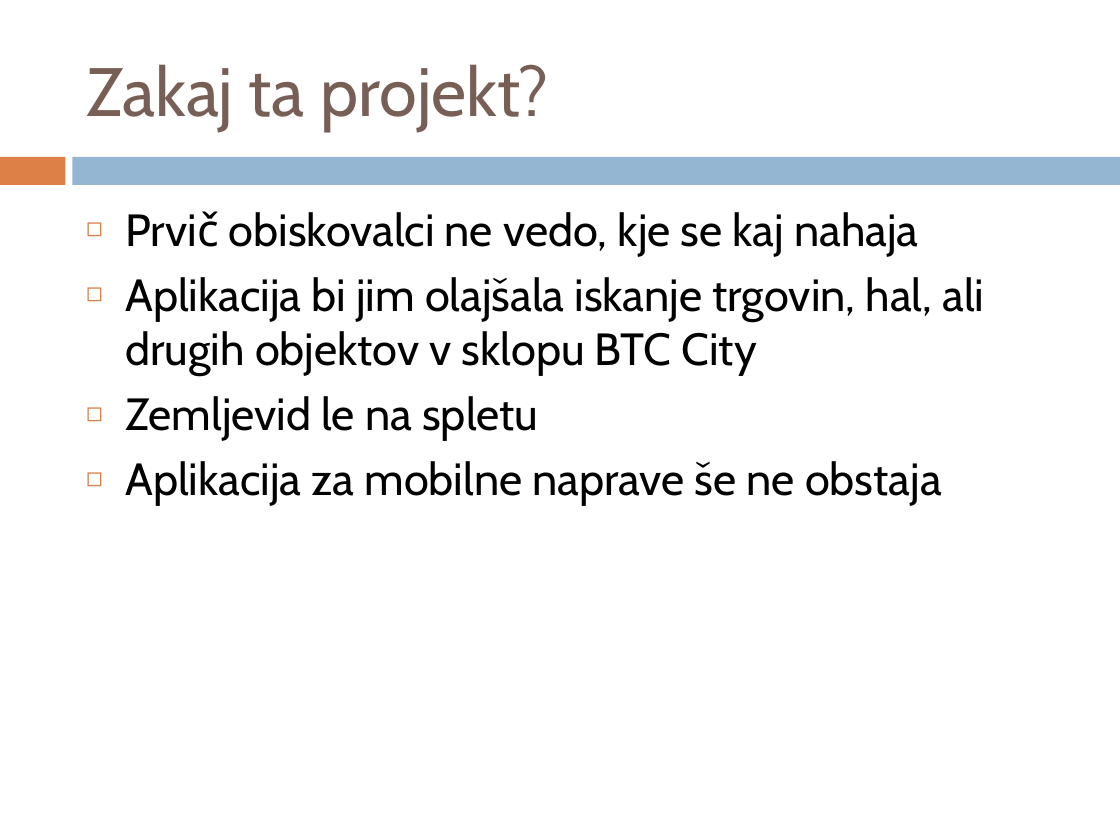
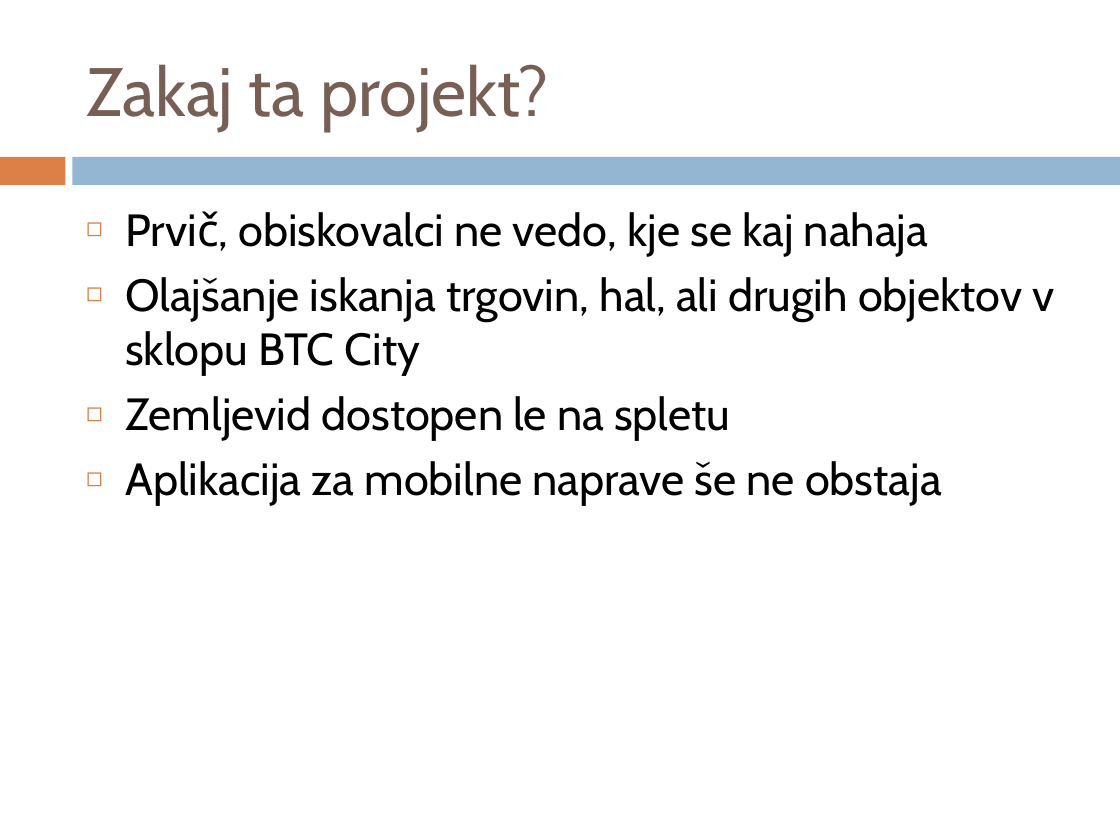
Before and after one commit to primoz-k/TPO, a slide deck: slide 2 of Dokumentacija/Predstavitev Projekta.pptx. Drawn at 1120x840 pixels with LibreOffice and Linux fonts; fonts in the diff are those of the drawing. Boxes give left, top, right and bottom in pixels: in the first picture for what was removed or moved away, otherwise in the second. Text is boxed around its words. In the diff, an @@ line names an element or a change of style, - is before the commit and + after.

```diff
--- a/Dokumentacija/Predstavitev Projekta.pptx
+++ b/Dokumentacija/Predstavitev Projekta.pptx
@@ text at <box>125,212,1055,441</box>: text changed @@
-◻ Prvič obiskovalci ne vedo, kje se kaj nahaja
-◻ Aplikacija bi jim olajšala iskanje trgovin, hal, ali drugih objektov v sklopu BTC City
-◻ Zemljevid le na spletu
+◻ Prvič, obiskovalci ne vedo, kje se kaj nahaja
+◻ Olajšanje iskanja trgovin, hal, ali drugih objektov v sklopu BTC City
+◻ Zemljevid dostopen le na spletu
```
Also in this commit, not shown: 1 other slide changed, 1 slide added.
